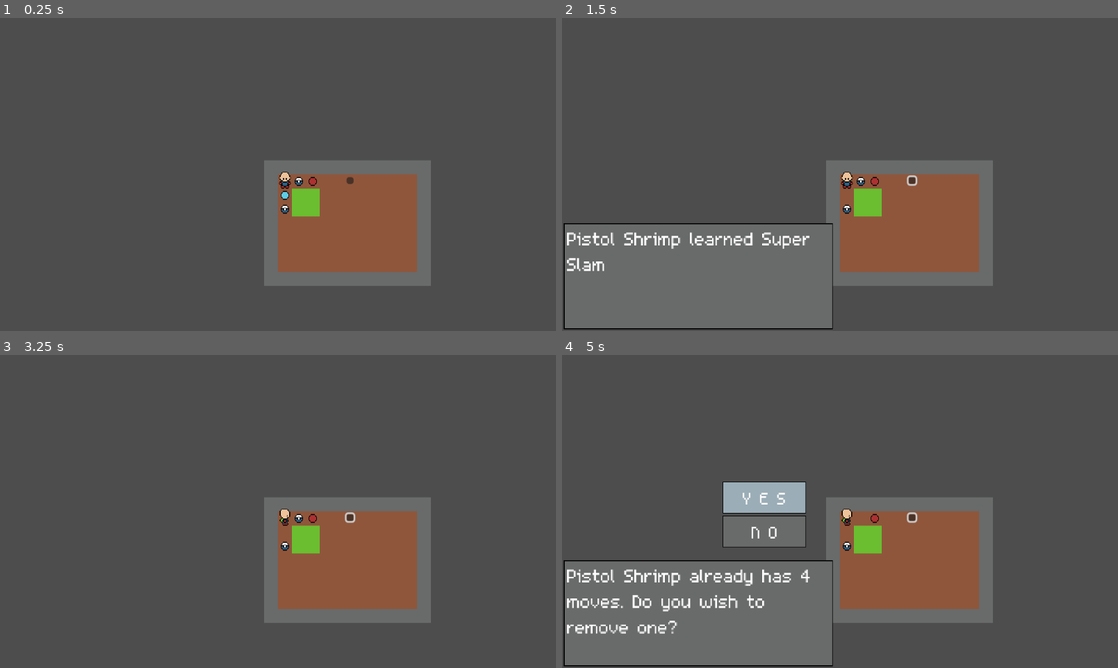
Above: before the commit, frames 1-4 (two rows, left to right).
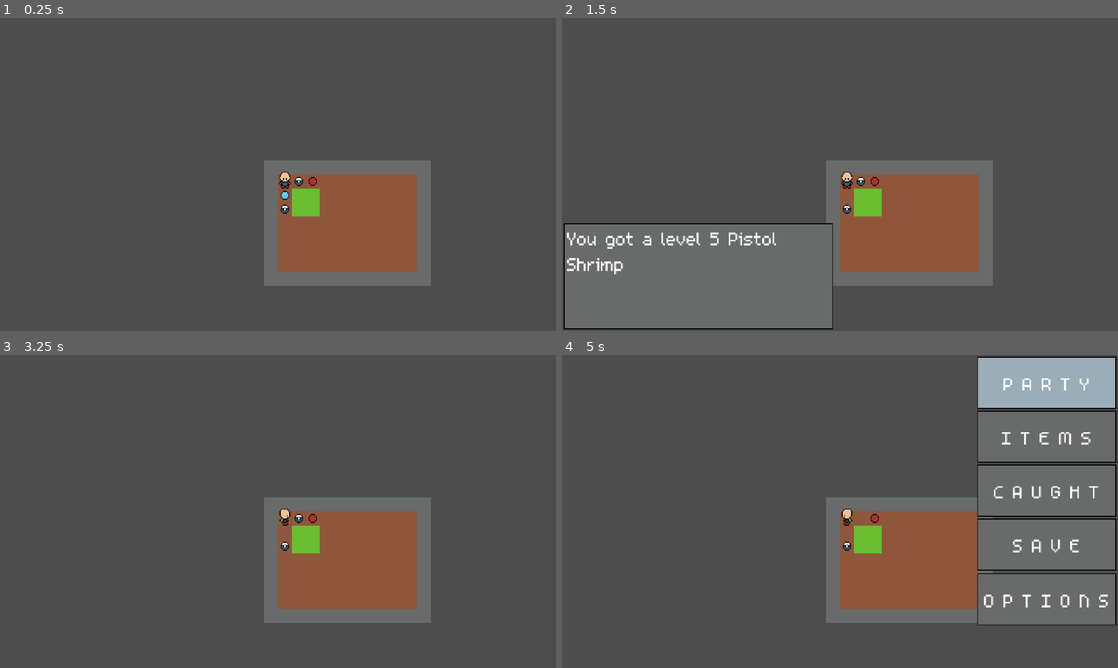
Above: after the commit, the same moments.

Repository: jevonsp/MonsterTamerRPG
Game: Godot game, scene res://scenes/game/game.tscn
The game is run twice, just before and just after one commit, with the same random seed, the same clock (stepped at 60 frames per second) and the same inputs.
Inputs (mouse positions are in pixels of both pictures, inside the frame that each line leads up to):
- Up to frame 1 (0.25 s): no input
- Up to frame 2 (1.5 s): click (912, 180) at 0.52 s; tap Enter at 1.25 s; move the mouse to (962, 158) at 1.27 s; hold D (right) from 1.28 s (still down); hold Space (yes) from 1.28 s (still down); click (962, 158) at 1.42 s
- Up to frame 3 (3.25 s): release D (right) at 2 s; release Space (yes) at 2 s; drag from (166, 527) to (305, 539) at 2.02 s; tap Enter at 2.75 s; move the mouse to (333, 442) at 2.77 s; hold D (right) from 2.78 s (still down); hold Shift from 2.78 s (still down); tap Space (yes) at 3.05 s
- Up to frame 4 (5 s): release D (right) at 3.5 s; release Shift at 3.5 s; tap Space (yes) at 3.5 s; drag from (812, 574) to (862, 517) at 3.52 s; tap Enter at 4.25 s; move the mouse to (1006, 558) at 4.27 s; hold A (left) from 4.28 s (still down); hold Space (yes) from 4.28 s (still down); tap Ctrl at 4.35 s; tap X (menu) at 4.9 s

The runs differ from the first frame. In frame 1, less than 0.1% of the frame differs, in the area x 62-64%, y 50-54%; in frame 2, 1.1%; in frame 3, less than 0.1%; in frame 4, 39%, in the area x 0-100%, y 0-100%.
Error before the commit: Out of bounds get index '0' (on base: 'Array[Monster]') (res://scenes/game/game.gd:6)

Commit message:
Summary!

Diff:
--- a/objects/monsters/Monster.gd
+++ b/objects/monsters/Monster.gd
@@ -156,6 +156,7 @@
 
 func decide_move(move: Move):
 	print("pick a move to replace with: ", move.name)
+	print("open summary screen here")
 
 func take_damage(amount: int):
 	var starting = hitpoints
--- a/scenes/game/game.gd
+++ b/scenes/game/game.gd
@@ -1,8 +1 @@
 extends Node2D
-
-@export var move: Move
-
-func _on_button_pressed() -> void:
-	print("moves before: ", PartyManager.party[0].moves)
-	PartyManager.party[0].add_move(move)
-	print("moves after: ", PartyManager.party[0].moves)
--- a/scenes/game/game.tscn
+++ b/scenes/game/game.tscn
@@ -1,9 +1,8 @@
-[gd_scene load_steps=15 format=3 uid="uid://b1yah1hhi0u3c"]
+[gd_scene load_steps=14 format=3 uid="uid://b1yah1hhi0u3c"]
 
 [ext_resource type="Script" uid="uid://btbok5mr6fuht" path="res://scenes/game/game.gd" id="1_5jirj"]
 [ext_resource type="PackedScene" uid="uid://c32838kx1ass2" path="res://scenes/world/maps/test_map.tscn" id="1_7h61r"]
 [ext_resource type="PackedScene" uid="uid://bvky3u2b5xv0x" path="res://scenes/world/player/player.tscn" id="2_0sr1o"]
-[ext_resource type="Resource" uid="uid://cnlxnj1ieg8qa" path="res://objects/moves/moves/SuperSlam.tres" id="2_vaxfo"]
 [ext_resource type="PackedScene" uid="uid://dqs3upsifk31c" path="res://scenes/world/level_components/ball/ball.tscn" id="3_0sr1o"]
 [ext_resource type="PackedScene" uid="uid://dx1h5hc75ct73" path="res://scenes/world/level_components/wild_zone/wild_zone.tscn" id="4_kelw5"]
 [ext_resource type="Script" uid="uid://cf7d81q2bjlj0" path="res://objects/monsters/MonsterData.gd" id="5_87uf6"]
@@ -19,7 +18,6 @@
 
 [node name="Game" type="Node2D"]
 script = ExtResource("1_5jirj")
-move = ExtResource("2_vaxfo")
 
 [node name="TestMap" parent="." instance=ExtResource("1_7h61r")]
 
@@ -53,11 +51,3 @@
 [node name="GroundItem2" parent="Items" instance=ExtResource("9_4j704")]
 position = Vector2(8, 40)
 item = ExtResource("11_kp23o")
-
-[node name="Button" type="Button" parent="."]
-offset_left = 79.0
-offset_top = 3.0
-offset_right = 87.0
-offset_bottom = 11.0
-
-[connection signal="pressed" from="Button" to="." method="_on_button_pressed"]
--- a/scenes/ui/dialogue/yes_no_box.tscn
+++ b/scenes/ui/dialogue/yes_no_box.tscn
@@ -9,7 +9,7 @@
 script = ExtResource("1_ni2l6")
 
 [node name="Slot0" type="Node2D" parent="."]
-position = Vector2(233, 164)
+position = Vector2(363, 273)
 
 [node name="Background" type="Sprite2D" parent="Slot0"]
 scale = Vector2(0.6, 0.6)
@@ -36,7 +36,7 @@
 metadata/_edit_use_anchors_ = true
 
 [node name="Slot1" type="Node2D" parent="."]
-position = Vector2(233, 203)
+position = Vector2(363, 312)
 
 [node name="Background" type="Sprite2D" parent="Slot1"]
 scale = Vector2(0.6, 0.6)
@@ -60,3 +60,4 @@
 text = "N O"
 horizontal_alignment = 1
 vertical_alignment = 1
+metadata/_edit_use_anchors_ = true
--- a/scenes/ui/menu/menu.gd
+++ b/scenes/ui/menu/menu.gd
@@ -22,8 +22,15 @@
 func _ready() -> void:
 	processing = true
 	set_active_slot()
+	if UiManager.ui_stack.is_empty():
+		UiManager.ui_stack.append(self)
 
 func _input(event: InputEvent) -> void:
+	if event.is_action_pressed("yes") \
+	or event.is_action_pressed("no") or \
+	event.is_action_pressed("up") or \
+	event.is_action_pressed("down"):
+		get_viewport().set_input_as_handled()
 	if UiManager.ui_stack.is_empty():
 		return
 	if self != UiManager.ui_stack.back():
@@ -68,3 +75,4 @@
 
 func close():
 	UiManager.pop_ui(self)
+	UiManager.clear_ui()
--- a/scenes/ui/party/party.gd
+++ b/scenes/ui/party/party.gd
@@ -160,7 +160,11 @@
 func _on_option_chosen(slot_enum) -> void:
 	print("option chosen")
 	match slot_enum:
-		0: print("summary")
+		0:
+			var summary = UiManager.push_ui(UiManager.summary_scene)
+			summary.selected_monster = v2_to_slot[selected_slot]
+			print("selected slot: ", v2_to_slot[selected_slot])
+			summary.display_selected_monster()
 		1: initiate_swap(v2_to_slot[selected_slot])
 		2:
 			print("item")
@@ -181,7 +185,6 @@
 
 func close():
 	clear_maps()
-
 	UiManager.pop_ui(self)
 	UiManager.context = ""
 #endregion
--- /dev/null
+++ b/scenes/ui/summary/summary.gd
@@ -0,0 +1,189 @@
+extends CanvasLayer
+
+@export var portrait: TextureRect
+@export var hp_bar: TextureProgressBar
+@export var exp_bar: TextureProgressBar
+@export var name_label: Label
+@export var level_label: Label
+@export var type_label: Label
+@export var role_label: Label
+
+@export var hp_label: Label
+@export var speed_label: Label
+@export var attack_label: Label
+@export var defense_label: Label
+@export var special_attack_label: Label
+@export var special_defense_label: Label
+
+@export var description_pane: Sprite2D
+
+enum State {DEFAULT, READING, REORDERING}
+var state: State = State.DEFAULT
+var moving_index: int = -1
+
+var selected_monster: int = 0
+
+enum Slot {SLOT0, SLOT1, SLOT2, SLOT3}
+var selected_slot: Slot = Slot.SLOT0
+
+@onready var slot: Dictionary = {
+	Slot.SLOT0: $Slot0/Background,
+	Slot.SLOT1: $Slot1/Background,
+	Slot.SLOT2: $Slot2/Background,
+	Slot.SLOT3: $Slot3/Background }
+@onready var slot_dict: Dictionary = {
+	0: Slot.SLOT0,
+	1: Slot.SLOT1,
+	2: Slot.SLOT2,
+	3: Slot.SLOT3 }
+
+func _ready() -> void:
+	if UiManager.ui_stack.is_empty():
+		UiManager.ui_stack.append(self)
+
+func _input(event: InputEvent) -> void:
+	if event.is_action_pressed("yes") \
+	or event.is_action_pressed("no") or \
+	event.is_action_pressed("up") or \
+	event.is_action_pressed("down"):
+		get_viewport().set_input_as_handled()
+	if self != UiManager.ui_stack.back():
+		return
+	match state:
+		State.DEFAULT:
+			if event.is_action_pressed("yes"):
+				_set_state(State.READING)
+			if event.is_action_pressed("no"):
+				close()
+			if event.is_action_pressed("left"):
+				print("starting at slot: ", selected_monster)
+				_shift(-1)
+				print("ending at slot:" , selected_monster)
+				display_selected_monster()
+			if event.is_action_pressed("right"):
+				print("starting at slot: ", selected_monster)
+				_shift(1)
+				print("ending at slot:" , selected_monster)
+				display_selected_monster()
+		State.READING:
+			if event.is_action_pressed("yes"):
+				_set_state(State.REORDERING)
+				moving_index = selected_slot
+				print(moving_index)
+			if event.is_action_pressed("no"):
+				_set_state(State.DEFAULT)
+			if event.is_action_pressed("up"):
+				_move(-1)
+			if event.is_action_pressed("down"):
+				_move(1)
+		State.REORDERING:
+			if event.is_action_pressed("yes"):
+				print("move %s to %s" % [moving_index, selected_slot])
+				moving_index = -1
+				_set_state(State.READING)
+			if event.is_action_pressed("no"):
+				_set_state(State.DEFAULT)
+			if event.is_action_pressed("up"):
+				_move(-1)
+			if event.is_action_pressed("down"):
+				_move(1)
+
+func _move(direction: int):
+	unset_active_slot()
+	selected_slot = (selected_slot + direction) % PartyManager.party[selected_monster].moves.size() as Slot
+	if selected_slot < 0: selected_slot = (PartyManager.party[selected_monster].moves.size() - 1) as Slot
+	match state:
+		State.READING:
+			set_active_slot()
+		State.REORDERING:
+			set_moving_slot()
+	display_move_description()
+
+func _shift(direction: int):
+	selected_monster = (selected_monster + direction) % PartyManager.party.size()
+	if selected_monster < 0: selected_monster = (PartyManager.party.size() - 1)
+
+func _set_state(new_state: State) -> void:
+	if new_state == state:
+		return
+	state = new_state
+	match state:
+		State.DEFAULT:
+			description_pane.visible = false
+			moving_index = -1
+			unset_active_slot()
+		State.READING:
+			description_pane.visible = true
+			set_active_slot()
+			display_move_description()
+		State.REORDERING:
+			set_moving_slot()
+
+func unset_active_slot():
+	slot[selected_slot].frame = 0
+
+func set_active_slot():
+	slot[selected_slot].frame = 1
+
+func set_moving_slot():
+	slot[selected_slot].frame = 2
+
+func close():
+	selected_monster = 0
+	UiManager.pop_ui(self)
+
+func display_selected_monster():
+	var monster = PartyManager.party[selected_monster]
+	print(monster.name)
+	portrait.texture = monster.species.sprite
+
+	hp_bar.max_value = monster.max_hitpoints
+	hp_bar.value = monster.hitpoints
+	hp_bar.min_value = 0
+
+	var next_value = monster.experience_to_level(monster.level + 1)
+	var current_value = monster.experience_to_level(monster.level)
+	exp_bar.max_value = next_value
+	exp_bar.value = monster.experience - current_value
+	exp_bar.min_value = 0
+
+	name_label.text = monster.name
+
+	level_label.text = "Lvl. " + str(monster.level)
+
+	type_label.text = monster.type
+
+	role_label.text = monster.role
+
+	hp_label.text = "HITPOINTS: " + str(monster.max_hitpoints)
+	speed_label.text = "SPEED: " + str(monster.speed)
+	attack_label.text = "ATTACK: " + str(monster.attack)
+	defense_label.text = "DEFENSE: " + str(monster.defense)
+	special_attack_label.text = "SPECIAL ATTACK: " + str(monster.special_attack)
+	special_defense_label.text = "SPECIAL DEFENSE: " + str(monster.special_defense)
+
+	display_moves()
+
+func display_moves():
+	var monster = PartyManager.party[selected_monster]
+	for i in range(4):
+		var slot_node = get_node("Slot%d" % i).get_child(0)
+		print(slot_node)
+		print(slot_node.get_children())
+		if i < monster.moves.size():
+			slot_node.get_node("Name").text = monster.moves[i].name
+			slot_node.get_node("Power").text = str(get_move_power(monster.moves[i]))
+			slot_node.get_node("Type").text = str(monster.moves[i].type)
+		else:
+			slot_node.get_node("Name").text = ""
+			slot_node.get_node("Power").text = ""
+			slot_node.get_node("Type").text = ""
+
+func get_move_power(move: Move) -> String:
+	for effect in move.effects:
+		if effect.name == "DAMAGE":
+			return str (effect.base_power)
+	return "-"
+
+func display_move_description():
+	pass
--- /dev/null
+++ b/scenes/ui/summary/summary.tscn
@@ -0,0 +1,391 @@
+[gd_scene load_steps=14 format=3 uid="uid://dfkbmogunv8ty"]
+
+[ext_resource type="Script" uid="uid://bemvdsu6rwcob" path="res://scenes/ui/summary/summary.gd" id="1_cq6ol"]
+[ext_resource type="Texture2D" uid="uid://bblshkejbt64c" path="res://objects/monsters/pistol_shrimp/pistol_shrimp.png" id="1_ihn38"]
+[ext_resource type="Texture2D" uid="uid://dbxs3k3s3shrd" path="res://assets/ui/hp_back_mockup.png" id="2_anrtv"]
+[ext_resource type="Texture2D" uid="uid://b2ctlluobpc6f" path="res://assets/ui/hp_outline_mockup.png" id="3_oaogl"]
+[ext_resource type="Texture2D" uid="uid://d3e8ad8fp174n" path="res://assets/ui/hp_fill_mockup.png" id="4_cq6ol"]
+[ext_resource type="Texture2D" uid="uid://b43sk6yw1smka" path="res://assets/ui/exp_under.png" id="5_6ehok"]
+[ext_resource type="Texture2D" uid="uid://biw0cyyuqvb7e" path="res://assets/ui/exp_over.png" id="6_3yi4t"]
+[ext_resource type="Texture2D" uid="uid://ikvubcm5myxt" path="res://assets/ui/exp_prog.png" id="7_loo5k"]
+[ext_resource type="FontFile" uid="uid://dnq6mej4gi63b" path="res://assets/m3x6.ttf" id="8_5vjpn"]
+[ext_resource type="FontFile" uid="uid://jbbx5lupeleb" path="res://assets/m5x7.ttf" id="9_s2q84"]
+[ext_resource type="Texture2D" uid="uid://brk63t2v0krpi" path="res://assets/ui/text_box_mockup.png" id="10_2s1is"]
+[ext_resource type="Texture2D" uid="uid://dujoyv2fb471r" path="res://assets/ui/button_mockup.png" id="11_anrtv"]
+[ext_resource type="Theme" uid="uid://bqshp7x0tkycx" path="res://assets/default_theme.tres" id="12_6ehok"]
+
+[node name="Summary" type="CanvasLayer" node_paths=PackedStringArray("portrait", "hp_bar", "exp_bar", "name_label", "level_label", "type_label", "role_label", "hp_label", "speed_label", "attack_label", "defense_label", "special_attack_label", "special_defense_label", "description_pane")]
+script = ExtResource("1_cq6ol")
+portrait = NodePath("Info/Portrait")
+hp_bar = NodePath("Info/HP")
+exp_bar = NodePath("Info/EXP")
+name_label = NodePath("Info/NameLabel")
+level_label = NodePath("Info/LevelLabel")
+type_label = NodePath("Info/TypeLabel")
+role_label = NodePath("Info/RoleLabel")
+hp_label = NodePath("StatsPane/GridContainer/HP")
+speed_label = NodePath("StatsPane/GridContainer/Speed")
+attack_label = NodePath("StatsPane/GridContainer/Attack")
+defense_label = NodePath("StatsPane/GridContainer/Defense")
+special_attack_label = NodePath("StatsPane/GridContainer/SpecialAttack")
+special_defense_label = NodePath("StatsPane/GridContainer/SpecialDefense")
+description_pane = NodePath("DescriptionPane")
+
+[node name="ColorRect" type="ColorRect" parent="."]
+offset_left = -14.0
+offset_top = -10.0
+offset_right = 657.0
+offset_bottom = 373.0
+
+[node name="Info" type="Node2D" parent="."]
+
+[node name="Portrait" type="TextureRect" parent="Info"]
+offset_left = 16.0
+offset_top = 65.0
+offset_right = 56.0
+offset_bottom = 105.0
+scale = Vector2(3, 3)
+texture = ExtResource("1_ihn38")
+flip_h = true
+
+[node name="HP" type="TextureProgressBar" parent="Info"]
+offset_left = 161.0
+offset_top = 83.0
+offset_right = 321.0
+offset_bottom = 103.0
+value = 75.0
+texture_under = ExtResource("2_anrtv")
+texture_over = ExtResource("3_oaogl")
+texture_progress = ExtResource("4_cq6ol")
+
+[node name="EXP" type="TextureProgressBar" parent="Info"]
+offset_left = 160.0
+offset_top = 116.0
+offset_right = 320.0
+offset_bottom = 136.0
+value = 70.0
+texture_under = ExtResource("5_6ehok")
+texture_over = ExtResource("6_3yi4t")
+texture_progress = ExtResource("7_loo5k")
+
+[node name="NameLabel" type="Label" parent="Info"]
+offset_left = 24.0
+offset_top = 20.0
+offset_right = 219.0
+offset_bottom = 58.0
+theme_override_colors/font_color = Color(0, 0, 0, 1)
+theme_override_fonts/font = ExtResource("8_5vjpn")
+theme_override_font_sizes/font_size = 48
+text = "NAMEY NAMINGTON"
+
+[node name="LevelLabel" type="Label" parent="Info"]
+offset_left = 229.0
+offset_top = 20.0
+offset_right = 319.0
+offset_bottom = 58.0
+theme_override_colors/font_color = Color(0, 0, 0, 1)
+theme_override_fonts/font = ExtResource("8_5vjpn")
+theme_override_font_sizes/font_size = 48
+text = "Lvl. 100"
+horizontal_alignment = 1
+vertical_alignment = 1
+
+[node name="TypeLabel" type="Label" parent="Info"]
+offset_left = 169.0
+offset_top = 138.0
+offset_right = 289.0
+offset_bottom = 164.0
+theme_override_colors/font_color = Color(0, 0, 0, 1)
+theme_override_fonts/font = ExtResource("9_s2q84")
+theme_override_font_sizes/font_size = 32
+text = "TYPE: Grass"
+horizontal_alignment = 1
+vertical_alignment = 1
+
+[node name="RoleLabel" type="Label" parent="Info"]
+offset_left = 176.0
+offset_top = 164.0
+offset_right = 284.0
+offset_bottom = 190.0
+theme_override_colors/font_color = Color(0, 0, 0, 1)
+theme_override_fonts/font = ExtResource("9_s2q84")
+theme_override_font_sizes/font_size = 32
+text = "ROLE: Tank"
+horizontal_alignment = 1
+vertical_alignment = 1
+
+[node name="StatsPane" type="Sprite2D" parent="."]
+position = Vector2(176.5, 272)
+scale = Vector2(1.0531249, 1.3000001)
+texture = ExtResource("10_2s1is")
+
+[node name="GridContainer" type="GridContainer" parent="StatsPane"]
+anchors_preset = 8
+anchor_left = 0.5
+anchor_top = 0.5
+anchor_right = 0.5
+anchor_bottom = 0.5
+offset_left = -317.15137
+offset_top = -98.46153
+offset_right = -2.8486328
+offset_bottom = -2.3076935
+grow_horizontal = 2
+grow_vertical = 2
+size_flags_horizontal = 3
+size_flags_vertical = 3
+columns = 2
+
+[node name="HP" type="Label" parent="StatsPane/GridContainer"]
+layout_mode = 2
+size_flags_horizontal = 3
+size_flags_vertical = 6
+theme_override_fonts/font = ExtResource("8_5vjpn")
+theme_override_font_sizes/font_size = 32
+text = "HITPOINTS: 50"
+horizontal_alignment = 1
+vertical_alignment = 1
+
+[node name="Speed" type="Label" parent="StatsPane/GridContainer"]
+layout_mode = 2
+size_flags_horizontal = 3
+size_flags_vertical = 6
+theme_override_fonts/font = ExtResource("8_5vjpn")
+theme_override_font_sizes/font_size = 32
+text = "SPEED: 100"
+horizontal_alignment = 1
+vertical_alignment = 1
+
+[node name="Attack" type="Label" parent="StatsPane/GridContainer"]
+layout_mode = 2
+size_flags_horizontal = 3
+size_flags_vertical = 6
+theme_override_fonts/font = ExtResource("8_5vjpn")
+theme_override_font_sizes/font_size = 32
+text = "ATTACK: 100"
+horizontal_alignment = 1
+vertical_alignment = 1
+
+[node name="Defense" type="Label" parent="StatsPane/GridContainer"]
+layout_mode = 2
+size_flags_horizontal = 3
+size_flags_vertical = 6
+theme_override_fonts/font = ExtResource("8_5vjpn")
+theme_override_font_sizes/font_size = 32
+text = "DEFENSE: 50"
+horizontal_alignment = 1
+vertical_alignment = 1
+
+[node name="SpecialAttack" type="Label" parent="StatsPane/GridContainer"]
+layout_mode = 2
+size_flags_horizontal = 3
+size_flags_vertical = 6
+theme_override_fonts/font = ExtResource("8_5vjpn")
+theme_override_font_sizes/font_size = 32
+text = "S.ATTACK: 150"
+horizontal_alignment = 1
+vertical_alignment = 1
+
+[node name="SpecialDefense" type="Label" parent="StatsPane/GridContainer"]
+layout_mode = 2
+size_flags_horizontal = 3
+size_flags_vertical = 6
+theme_override_fonts/font = ExtResource("8_5vjpn")
+theme_override_font_sizes/font_size = 32
+text = "S.DEFENSE: 50"
+horizontal_alignment = 1
+vertical_alignment = 1
+
+[node name="Header" type="Label" parent="StatsPane"]
+anchors_preset = 5
+anchor_left = 0.5
+anchor_right = 0.5
+offset_left = -180.0
+offset_top = -60.0
+offset_right = -140.0
+offset_bottom = -37.0
+grow_horizontal = 2
+theme_override_fonts/font = ExtResource("8_5vjpn")
+theme_override_font_sizes/font_size = 32
+text = "Base Stats:"
+horizontal_alignment = 1
+vertical_alignment = 1
+
+[node name="DescriptionPane" type="Sprite2D" parent="."]
+visible = false
+position = Vector2(176.5, 272)
+scale = Vector2(1.0531249, 1.3000001)
+texture = ExtResource("10_2s1is")
+
+[node name="Label" type="Label" parent="DescriptionPane"]
+anchors_preset = 8
+anchor_left = 0.5
+anchor_top = 0.5
+anchor_right = 0.5
+anchor_bottom = 0.5
+offset_left = -316.20178
+offset_top = -115.38461
+offset_right = -3.7981873
+offset_bottom = -4.615387
+grow_horizontal = 2
+grow_vertical = 2
+size_flags_horizontal = 3
+size_flags_vertical = 6
+theme = ExtResource("12_6ehok")
+text = "Description"
+autowrap_mode = 3
+
+[node name="Slot0" type="Node2D" parent="."]
+position = Vector2(493, 44)
+scale = Vector2(1.7592516, 1.4234399)
+
+[node name="Background" type="Sprite2D" parent="Slot0"]
+texture = ExtResource("11_anrtv")
+hframes = 3
+
+[node name="Name" type="Label" parent="Slot0/Background"]
+offset_left = -44.337044
+offset_top = -33.01861
+offset_right = 37.662956
+offset_bottom = -7.018608
+theme_override_fonts/font = ExtResource("8_5vjpn")
+theme_override_font_sizes/font_size = 32
+text = "Move Name"
+
+[node name="Power" type="Label" parent="Slot0/Background"]
+anchors_preset = 4
+anchor_top = 0.5
+anchor_bottom = 0.5
+offset_left = -52.863396
+offset_top = -33.512615
+offset_right = -12.863396
+offset_bottom = -7.512617
+grow_vertical = 2
+theme_override_fonts/font = ExtResource("8_5vjpn")
+theme_override_font_sizes/font_size = 32
+text = "100"
+
+[node name="Type" type="Label" parent="Slot0/Background"]
+offset_left = 17.62113
+offset_top = -2.1075706
+offset_right = 57.62113
+offset_bottom = 23.89243
+theme_override_fonts/font = ExtResource("8_5vjpn")
+theme_override_font_sizes/font_size = 32
+text = "Grass"
+
+[node name="Slot1" type="Node2D" parent="."]
+position = Vector2(493, 133)
+scale = Vector2(1.7592516, 1.4234397)
+
+[node name="Background" type="Sprite2D" parent="Slot1"]
+texture = ExtResource("11_anrtv")
+hframes = 3
+
+[node name="Name" type="Label" parent="Slot1/Background"]
+offset_left = -44.337044
+offset_top = -33.01861
+offset_right = 37.662956
+offset_bottom = -7.018608
+theme_override_fonts/font = ExtResource("8_5vjpn")
+theme_override_font_sizes/font_size = 32
+text = "Move Name"
+
+[node name="Power" type="Label" parent="Slot1/Background"]
+anchors_preset = 4
+anchor_top = 0.5
+anchor_bottom = 0.5
+offset_left = -52.863396
+offset_top = -33.512615
+offset_right = -12.863396
+offset_bottom = -7.512617
+grow_vertical = 2
+theme_override_fonts/font = ExtResource("8_5vjpn")
+theme_override_font_sizes/font_size = 32
+text = "100"
+
+[node name="Type" type="Label" parent="Slot1/Background"]
+offset_left = 17.62113
+offset_top = -2.1075706
+offset_right = 57.62113
+offset_bottom = 23.89243
+theme_override_fonts/font = ExtResource("8_5vjpn")
+theme_override_font_sizes/font_size = 32
+text = "Grass"
+
+[node name="Slot2" type="Node2D" parent="."]
+position = Vector2(493, 226)
+scale = Vector2(1.7592516, 1.4234399)
+
+[node name="Background" type="Sprite2D" parent="Slot2"]
+texture = ExtResource("11_anrtv")
+hframes = 3
+
+[node name="Name" type="Label" parent="Slot2/Background"]
+offset_left = -44.337044
+offset_top = -33.01861
+offset_right = 37.662956
+offset_bottom = -7.018608
+theme_override_fonts/font = ExtResource("8_5vjpn")
+theme_override_font_sizes/font_size = 32
+text = "Move Name"
+
+[node name="Power" type="Label" parent="Slot2/Background"]
+anchors_preset = 4
+anchor_top = 0.5
+anchor_bottom = 0.5
+offset_left = -52.863396
+offset_top = -33.512615
+offset_right = -12.863396
+offset_bottom = -7.512617
+grow_vertical = 2
+theme_override_fonts/font = ExtResource("8_5vjpn")
+theme_override_font_sizes/font_size = 32
+text = "100"
+
+[node name="Type" type="Label" parent="Slot2/Background"]
+offset_left = 17.62113
+offset_top = -2.1075706
+offset_right = 57.62113
+offset_bottom = 23.89243
+theme_override_fonts/font = ExtResource("8_5vjpn")
+theme_override_font_sizes/font_size = 32
+text = "Grass"
+
+[node name="Slot3" type="Node2D" parent="."]
+position = Vector2(493, 316)
+scale = Vector2(1.7592516, 1.4234397)
+
+[node name="Background" type="Sprite2D" parent="Slot3"]
+texture = ExtResource("11_anrtv")
+hframes = 3
+
+[node name="Name" type="Label" parent="Slot3/Background"]
+offset_left = -44.337044
+offset_top = -33.01861
+offset_right = 37.662956
+offset_bottom = -7.018608
+theme_override_fonts/font = ExtResource("8_5vjpn")
+theme_override_font_sizes/font_size = 32
+text = "Move Name"
+
+[node name="Power" type="Label" parent="Slot3/Background"]
+anchors_preset = 4
+anchor_top = 0.5
+anchor_bottom = 0.5
+offset_left = -52.863396
+offset_top = -33.512615
+offset_right = -12.863396
+offset_bottom = -7.512617
+grow_vertical = 2
+theme_override_fonts/font = ExtResource("8_5vjpn")
+theme_override_font_sizes/font_size = 32
+text = "100"
+
+[node name="Type" type="Label" parent="Slot3/Background"]
+offset_left = 17.62113
+offset_top = -2.1075706
+offset_right = 57.62113
+offset_bottom = 23.89243
+theme_override_fonts/font = ExtResource("8_5vjpn")
+theme_override_font_sizes/font_size = 32
+text = "Grass"
--- a/singletons/DialogueManager.gd
+++ b/singletons/DialogueManager.gd
@@ -33,6 +33,8 @@
 	var choice_box = UiManager.push_ui(UiManager.choice_scene)
 	var result = await choice_box.choice_selected
 
+	print("result: ", result)
+
 	UiManager.pop_ui(choice_box)
 	close_dialogue()
 
--- a/singletons/UIManager.gd
+++ b/singletons/UIManager.gd
@@ -10,6 +10,7 @@
 #region Scene Constants
 const SCENE_DIALOGUE := "dialogue"
 const SCENE_CHOICE := "choice"
+const SCENE_SUMMARY := "summary"
 const SCENE_BATTLE := "battle"
 const SCENE_BATTLE_OPTIONS := "battle_options"
 const SCENE_BATTLE_MOVES := "battle_moves"
@@ -22,6 +23,7 @@
 #region Scenes
 var dialogue_scene := preload("res://scenes/ui/dialogue/dialogue_box.tscn")
 var choice_scene := preload("res://scenes/ui/dialogue/yes_no_box.tscn")
+var summary_scene := preload("res://scenes/ui/summary/summary.tscn")
 var battle_scene := preload("res://scenes/battle/single/battle_3.tscn")
 var battle_options_scene := preload("res://scenes/battle/single/options_3.tscn")
 var battle_moves_scene := preload("res://scenes/battle/single/single_moves.tscn")
@@ -35,6 +37,7 @@
 var scenes: Dictionary = {
 	SCENE_DIALOGUE: preload("res://scenes/ui/dialogue/dialogue_box.tscn"),
 	SCENE_CHOICE: preload("res://scenes/ui/dialogue/yes_no_box.tscn"),
+	SCENE_SUMMARY: preload("res://scenes/ui/summary/summary.tscn"),
 	SCENE_BATTLE: preload("res://scenes/battle/single/battle_3.tscn"),
 	SCENE_BATTLE_OPTIONS: preload("res://scenes/battle/single/options_3.tscn"),
 	SCENE_BATTLE_MOVES: preload("res://scenes/battle/single/single_moves.tscn"),
Not shown, added: scenes/ui/summary/summary.gd.uid
